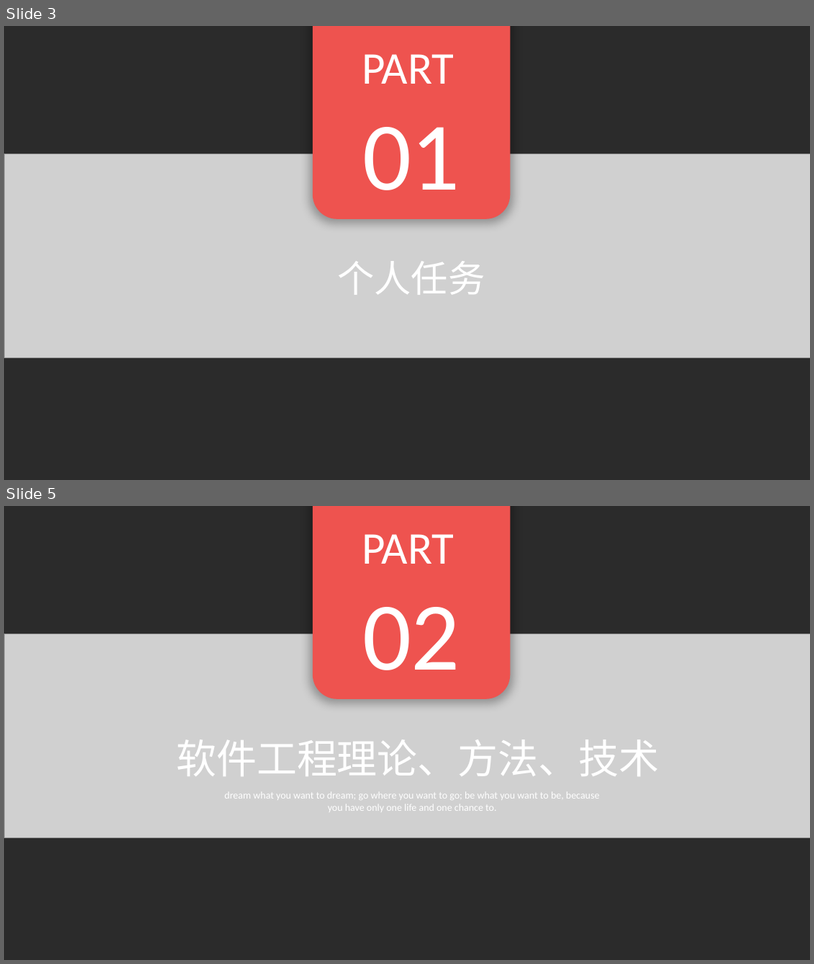
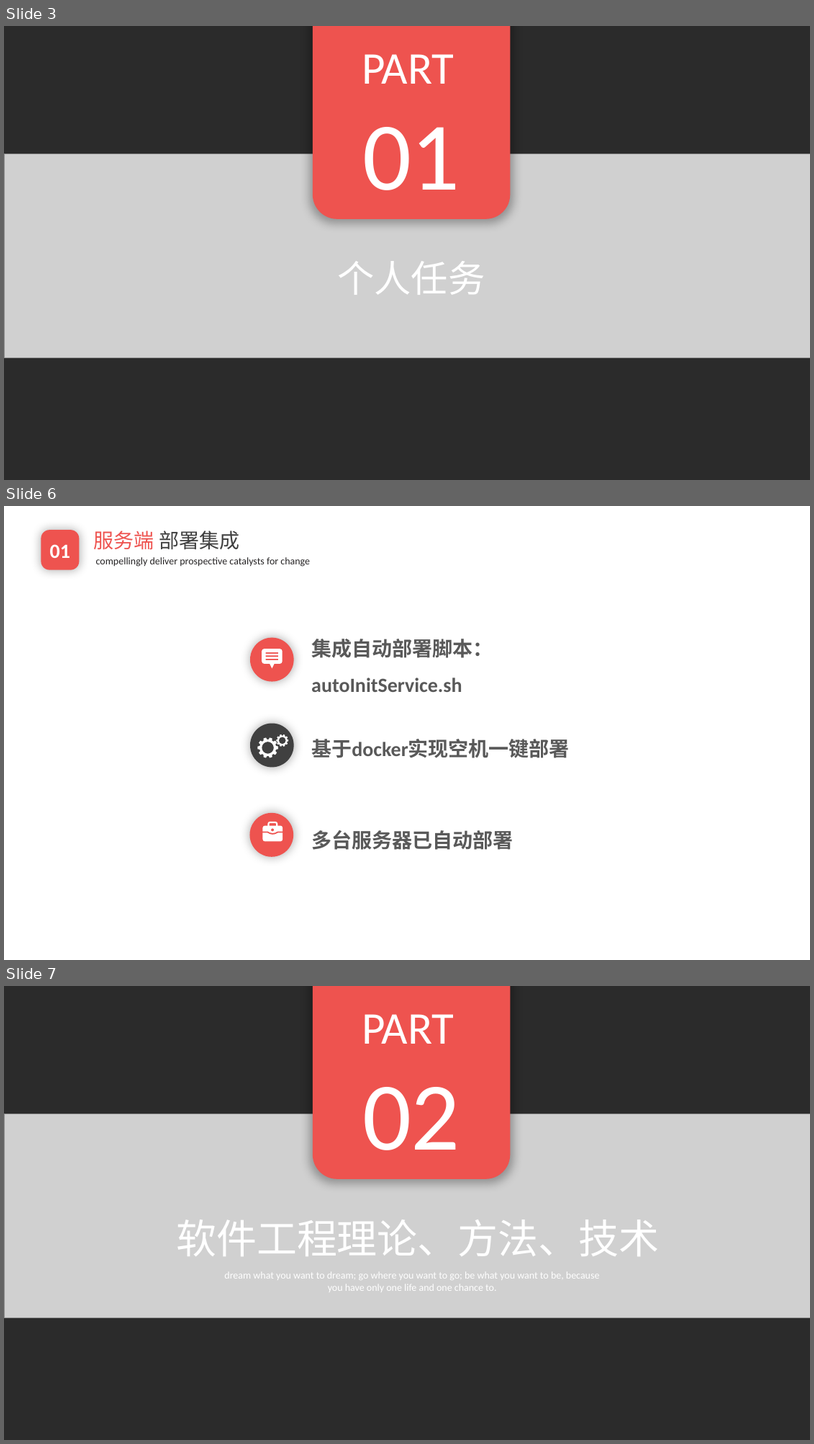
Before and after one commit to EnInternalChat/se2017, a slide deck: doc/个人汇报-陈潢.pptx. Shown one above the other, each under a label of ours: slides 3 and 5 before the commit, slides 3, 6 and 7 after it; the slides between them are not shown. The pictures are 814x964 and 814x1444 pixels, drawn with LibreOffice and Linux fonts; fonts in the diff are those of the drawing; grey boxes stand for pictures; background and template pictures are left out; a plain dark background stands for a picture behind light text. Boxes give left, top, right and bottom in pixels: in the first picture for what was removed or moved away, otherwise in the second. Text is boxed around its words. In the diff, an @@ line names an element or a change of style, - is before the commit and + after.

```diff
--- a/doc/个人汇报-陈潢.pptx
+++ b/doc/个人汇报-陈潢.pptx
@@ slide 6 added at (4,506,810,960), background picture (left out) @@
@@ rounded rectangle added at (41,530,79,569), fill #EE534F, 24 pt, text #FFFFFF, bold @@
+01
@@ text added at (94,530,239,550), 24 pt, text #404040 @@
+服务端 部署集成
@@ text added at (96,557,310,566), 12 pt, text #262425 @@
+compellingly deliver prospective catalysts for change
@@ ellipse added at (250,637,293,682), fill #EE534F @@
@@ freeform shape added at (262,649,282,664), fill #FFFFFF @@
@@ text added at (311,638,493,692), 24 pt, text #595959, bold @@
+集成自动部署脚本：autoInitService.sh
@@ freeform shape added at (270,663,275,668), fill #FFFFFF @@
@@ ellipse added at (250,723,293,767), fill #404040 @@
@@ freeform shape added at (258,738,278,758), fill #FFFFFF @@
@@ freeform shape added at (277,734,289,746), fill #FFFFFF @@
@@ text added at (311,739,569,758), 24 pt, text #595959, bold @@
+基于docker实现空机一键部署
@@ ellipse added at (250,813,293,857), fill #EE534F @@
@@ freeform shape added at (263,821,283,833), fill #FFFFFF @@
@@ freeform shape added at (263,833,283,841), fill #FFFFFF @@
@@ text added at (311,830,513,849), 24 pt, text #595959, bold @@
+多台服务器已自动部署
@@ what was slide 5 is now slide 7 @@
```
Also in this commit, not shown: 2 slides changed, 1 other slide added, 2 other files.
